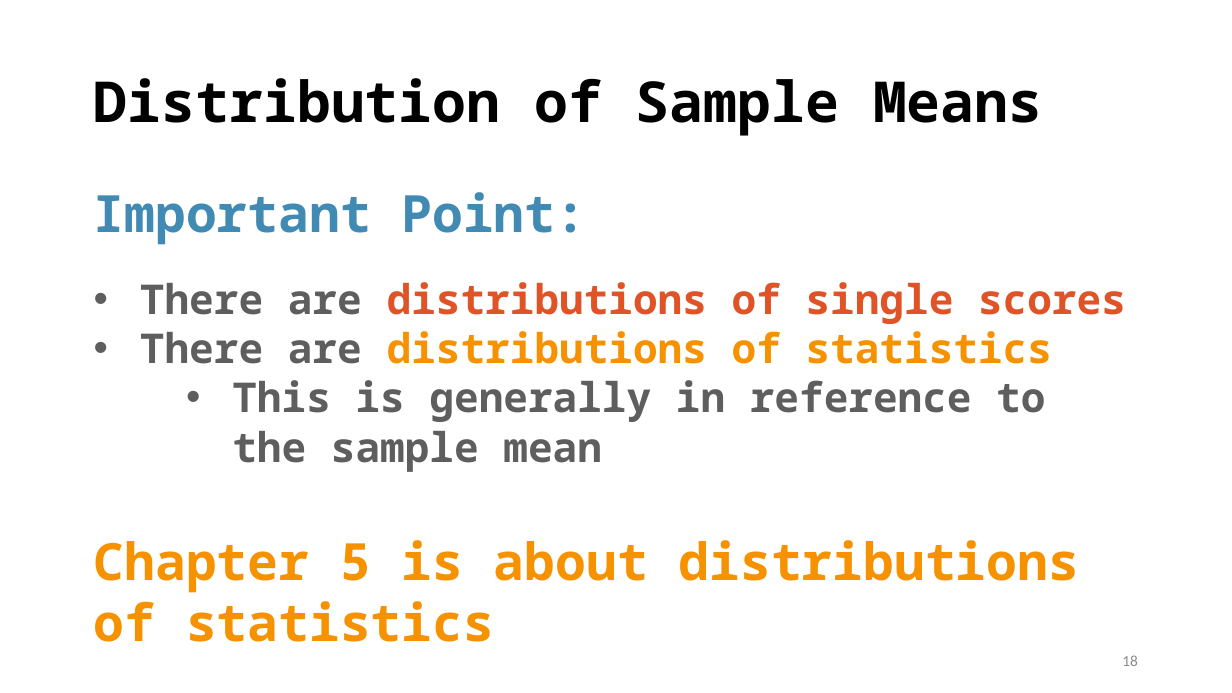
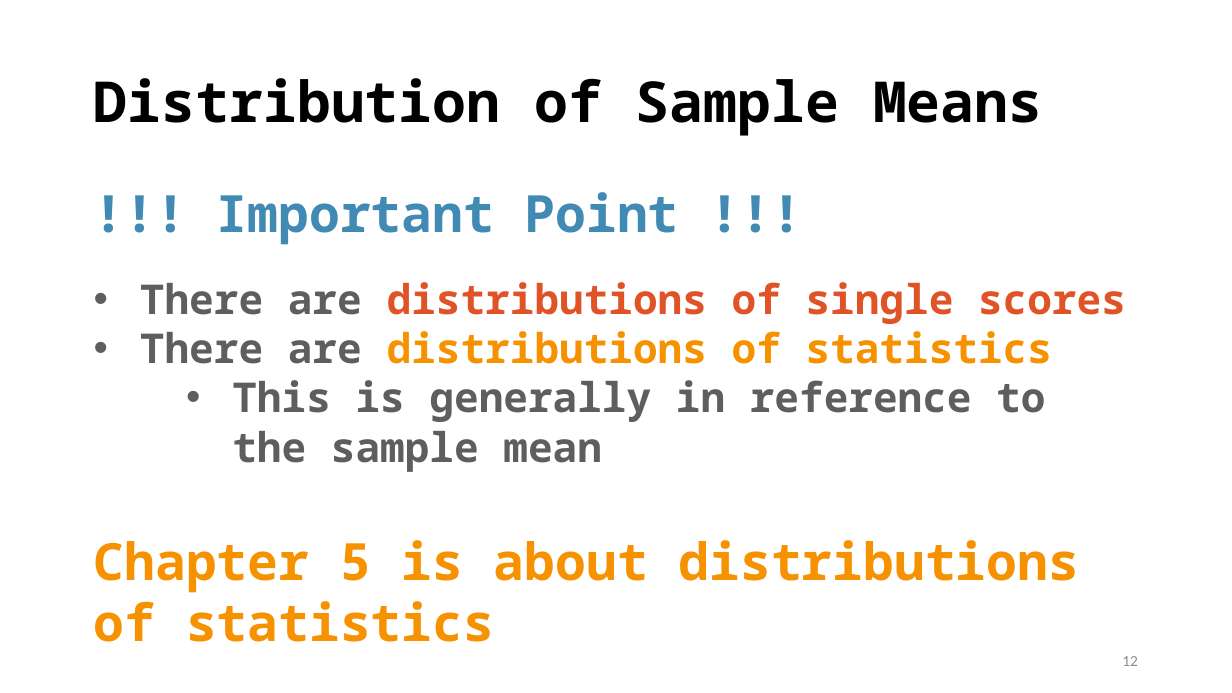
Before and after one commit to TysonStanley/EDU-6050, a slide deck: slide 12 of Slides/04_EDUC_6050_2018.pptx (slide 18 before the commit). Drawn at 1232x693 pixels with LibreOffice and Linux fonts; fonts in the diff are those of the drawing. Boxes give left, top, right and bottom in pixels: in the first picture for what was removed or moved away, otherwise in the second. Text is boxed around its words. In the diff, an @@ line names an element or a change of style, - is before the commit and + after.

```diff
--- a/Slides/04_EDUC_6050_2018.pptx
+++ b/Slides/04_EDUC_6050_2018.pptx
@@ text at <box>217,192,679,245</box>: text changed @@
-Important Point:
+!!! Important Point !!!
@@ page number at <box>1122,656,1138,666</box>: text changed @@
-18
+12
```
Also in this commit, not shown: 3 other slides changed, 2 slides added, 9 slides removed, 1 other file.
